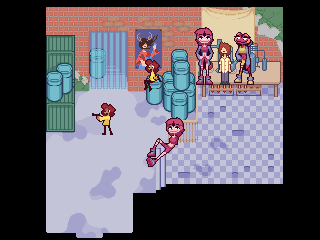
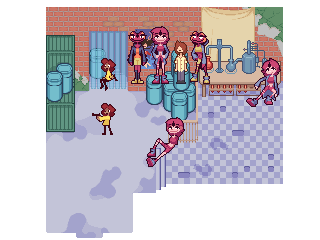
Layered file, before and after one edit (320x240). Changes by layer:
painted on "Layer 3" over [100, 26, 281, 107]
